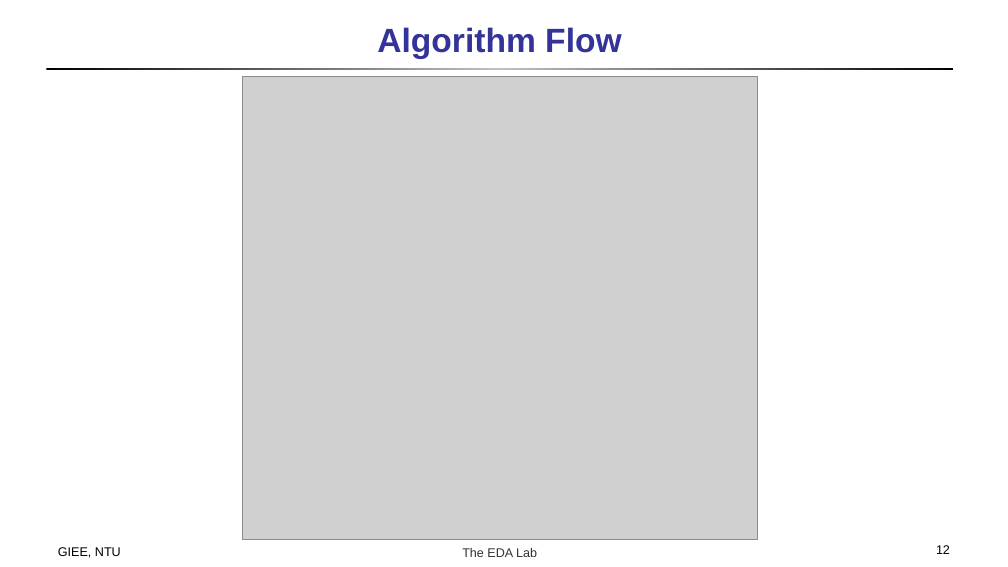
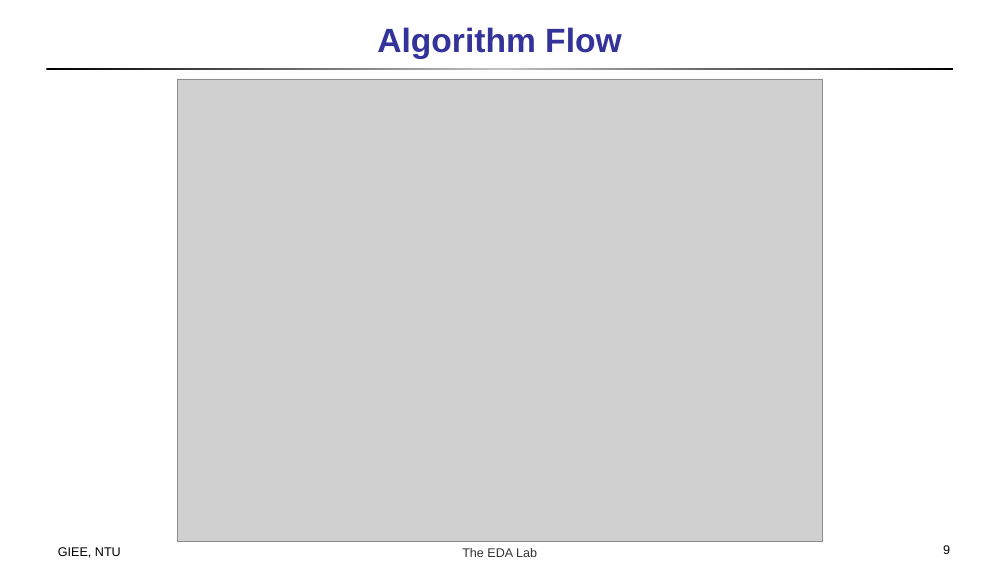
Before and after one commit to doctry/paper, a slide deck: slide 9 of incremental placement routing/Incremental Timing-Driven Placement With Approximated Signoff Wire Delay and Regression-Based Cell Delay.pptx (slide 12 before the commit). Drawn at 1008x567 pixels with LibreOffice and Linux fonts; fonts in the diff are those of the drawing; grey boxes stand for pictures. Boxes give left, top, right and bottom in pixels: in the first picture for what was removed or moved away, otherwise in the second. Text is boxed around its words. In the diff, an @@ line names an element or a change of style, - is before the commit and + after.

```diff
--- a/incremental placement routing/Incremental Timing-Driven Placement With Approximated Signoff Wire Delay and Regression-Based Cell Delay.pptx
+++ b/incremental placement routing/Incremental Timing-Driven Placement With Approximated Signoff Wire Delay and Regression-Based Cell Delay.pptx
@@ picture resized from (x1=242, y1=76, x2=758, y2=540) to (x1=178, y1=79, x2=822, y2=542) @@
@@ page number at (x1=943, y1=545, x2=950, y2=554): text changed @@
-12
+9
```
Also in this commit, not shown: 3 other slides changed, 2 slides added, 3 slides removed.
